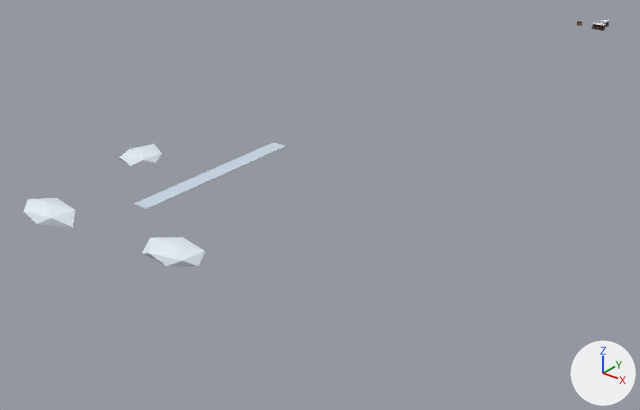
What one commit did to the FBX model Assets/_Project/Content/Models/Level/Cells/Hut_Dressing_0_-2.fbx.
Before and after are seen from a 50 mm camera at (26.4, -92.4, 50.0) aimed at (-37.5, -12.6, 0.6). Lighting does not change. The marker at lower right points along +X, +Y and +Z. The first picture is the older version. Where no turn or scale is listed for an object, it has been applied to the vertices.

The first picture shows 'Hut_Dressing_0_-2'.
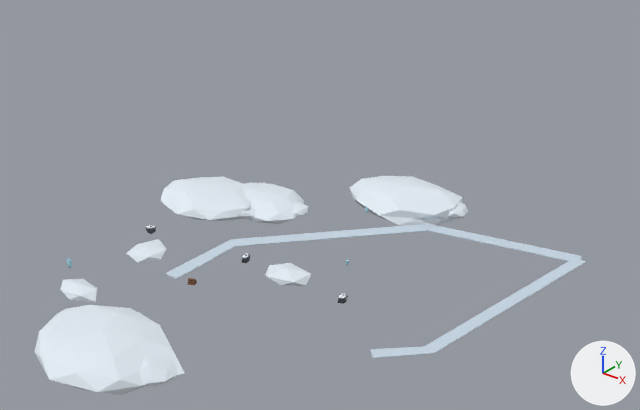
Where the change shows, as pixel boxes (x1, y1, x2, y2) in the pictures (640 x 410 px; the box of a moved part takes in the faces that stretch with it):
'Hut_Dressing_0_-2', reshaped (11% shorter)
    before: (24, 19, 610, 266)
    after: (34, 176, 586, 395)
part 1 of me_hut_dressing, moved or reshaped (not visible afterwards)
    before: (142, 237, 205, 266)
part 2 of me_hut_dressing, moved or reshaped
    before: (24, 198, 76, 227)
    after: (60, 279, 97, 302)
part 3 of me_hut_dressing, moved or reshaped
    before: (119, 144, 162, 166)
    after: (126, 239, 167, 263)
part 4 of me_hut_dressing, added
    after: (66, 257, 72, 268)
part 5 of me_hut_dressing, deleted
    before: (134, 19, 610, 210)
part 6 of me_hut_dressing, added
    after: (34, 176, 586, 395)

The edits, one by one:
Material 'Level_Stone' (mat_level_stone) is new.
Its base color is (0.0723, 0.0823, 0.0976) (dark grey #4c5158).
Its roughness is 0.4.
Material 'Level_Ice' (mat_level_ice) is new.
Its base color is (0.397, 0.716, 0.823) (cyan #a9dcea).
Its roughness is 0.16.
me_hut_dressing is used by ob_hut_dressing_0__2; location (0.0, 0.0, 0.0).
me_hut_dressing had 600 vertices, 540 faces and spanned x -45.1..-21.6, y -52.3..48.2, z 12.6..14.6.
me_hut_dressing now has 1136 vertices, 1500 faces and spans x -57.6..-5.3, y -56.3..1.1, z -1.5..2.5.
me_hut_dressing part 1: the loose piece of 12 vertices spanning x -27.5..-21.6, y -50.5..-46.7, z 12.8..14.4 is moved by (-11.0, 3.0, -13.5).
me_hut_dressing part 2: the loose piece of 12 vertices spanning x -42.4..-35.8, y -52.3..-48.2, z 12.6..14.6 is scaled about its middle by (0.833, 0.833, 0.842), then moved by (-6.1, 6.0, -13.6).
me_hut_dressing part 3: the loose piece of 12 vertices spanning x -45.1..-40.8, y -38.3..-33.5, z 12.8..14.3 is moved by (-3.0, 2.0, -13.5).
me_hut_dressing part 4: the loose piece of 12 vertices spanning x -42.4..-35.8, y -52.3..-48.2, z 12.6..14.6 is copied, and the copy is scaled about its middle by (0.08, 0.133, 0.728), then moved by (-10.9, 8.3, -13.0), in mat_level_ice (cyan #a9dcea); it spans x -50.2..-49.7, y -42.3..-41.7, z -0.1..1.4.
me_hut_dressing part 5: 32 loose pieces with 444 vertices, spanning x -34.9..-25.5, y -44.0..48.2, z 13.3..14.3, are deleted.
me_hut_dressing part 6: 716 vertices added at x -57.6..-5.3, y -56.3..1.1, z -1.5..2.5.
Other edits to the shape of me_hut_dressing do not show in these pictures.
me_hut_dressing gains material mat_level_stone (dark grey #4c5158).
me_hut_dressing gains material mat_level_ice (cyan #a9dcea).
